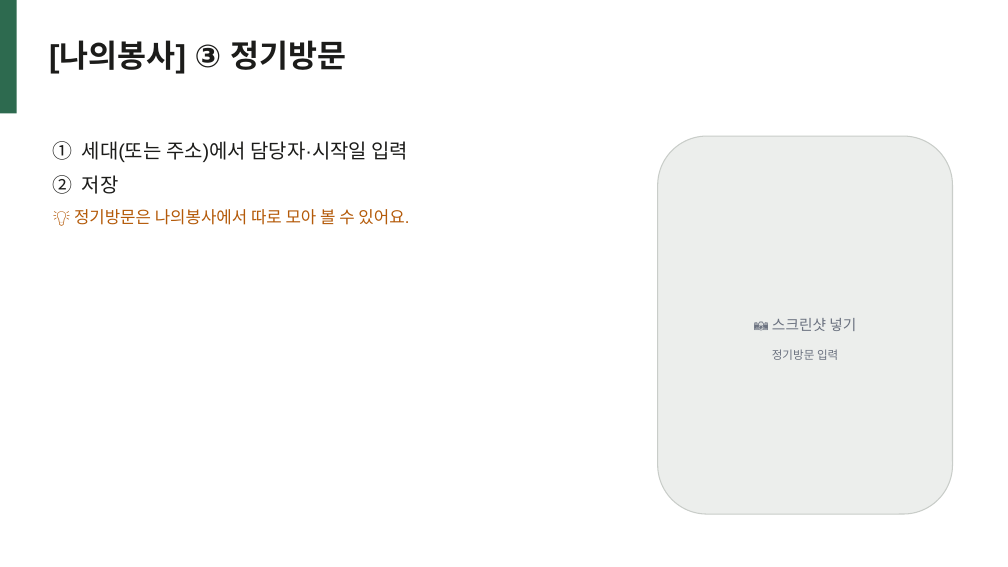
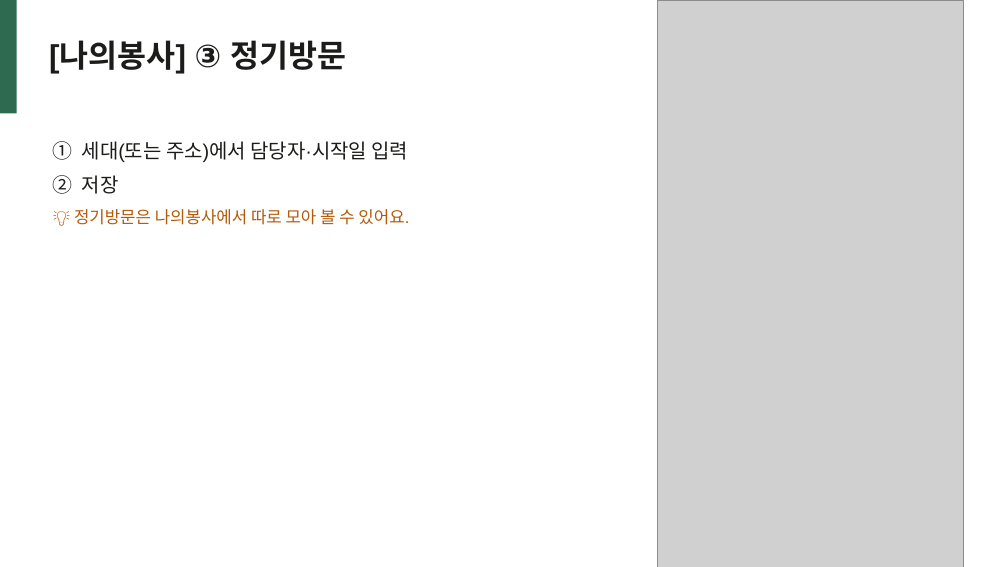
Before and after one commit to macgongming-beep/chinese-territory-app, a slide deck: slide 11 of docs/앱-사용법-봉사자-인도자.pptx. Drawn at 1008x567 pixels with LibreOffice and Linux fonts; fonts in the diff are those of the drawing; grey boxes stand for pictures. Boxes give left, top, right and bottom in pixels: in the first picture for what was removed or moved away, otherwise in the second. Text is boxed around its words. In the diff, an @@ line names an element or a change of style, - is before the commit and + after.

```diff
--- a/docs/앱-사용법-봉사자-인도자.pptx
+++ b/docs/앱-사용법-봉사자-인도자.pptx
@@ picture added at [658, 0, 964, 567] @@
@@ text removed at [772, 318, 856, 331] @@
-📷 스크린샷 넣기
@@ text removed at [772, 349, 838, 360] @@
-정기방문 입력
```
Also in this commit, not shown: 6 other slides changed, 1 slide added, 6 other files.
